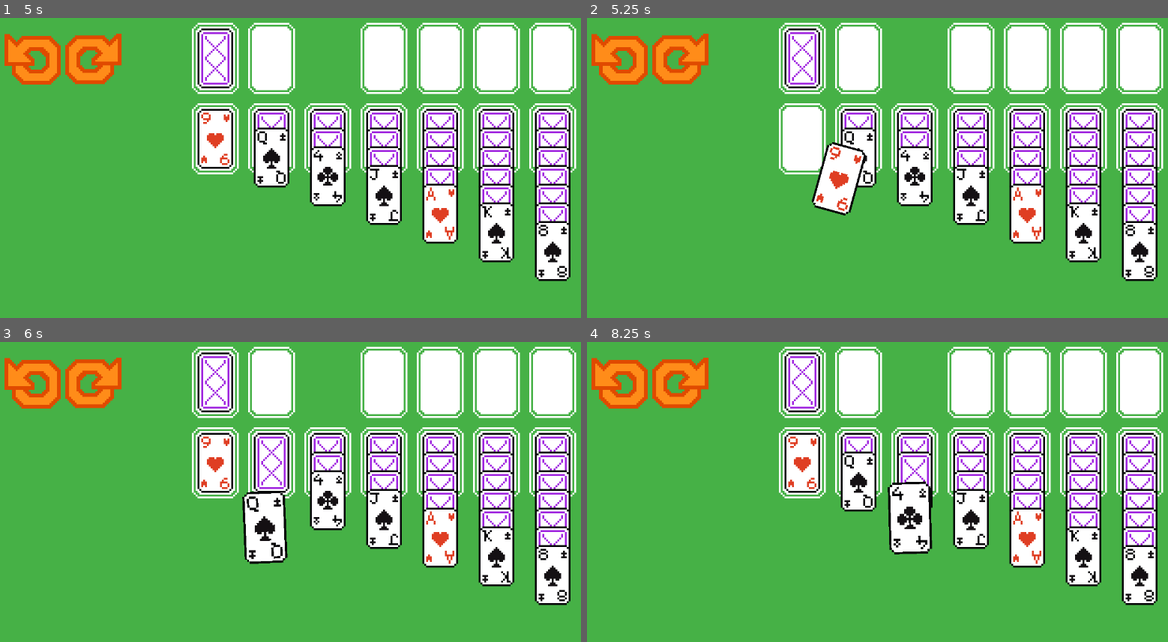
Above: before the commit, frames 1-4 (two rows, left to right).
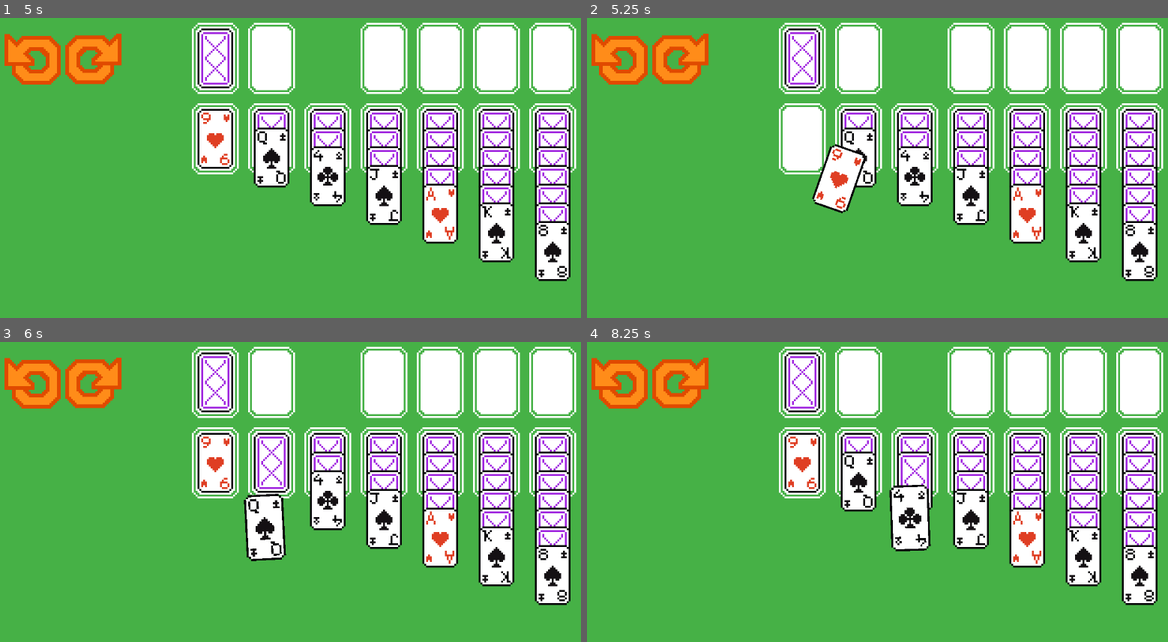
Above: after the commit, the same moments.

Repository: VortexAI-beta/solitaire
Game: Godot game, scene res://main.tscn
The game is run twice, just before and just after one commit, with the same random seed, the same clock (stepped at 60 frames per second) and the same inputs.
Inputs (mouse positions are in pixels of both pictures, inside the frame that each line leads up to):
- Up to frame 1 (5 s): click (34, 57) at 0.5 s; click (92, 57) at 1.25 s; click (34, 57) at 2 s; click (92, 57) at 2.75 s; click (34, 57) at 3.5 s; click (92, 57) at 4.25 s
- Up to frame 2 (5.25 s): tap Enter at 5 s; drag from (801, 138) to (912, 177) at 5.02 s
- Up to frame 3 (6 s): drag from (273, 462) to (255, 573) at 5.77 s
- Up to frame 4 (8.25 s): move the mouse to (860, 483) at 6.52 s; tap Z at 6.6 s; click (860, 483) at 6.67 s; tap Space at 7.25 s; drag from (912, 462) to (691, 456) at 7.27 s; tap Enter at 8 s; drag from (912, 483) to (900, 507) at 8.02 s

Frame 1 is identical in both runs. In frame 2, 0.6% of the frame differs, in the area x 38-48%, y 41-66%; in frame 3, 0.7%; in frame 4, 0.8%, in the area x 51-60%, y 46-71%.

Commit message:
fixed bug where rotation would be kept upon releasing a card

Diff:
--- a/main.gd
+++ b/main.gd
@@ -15,6 +15,7 @@
 var original_pile_index: int = -1;
 var original_pile_location: int = -1;
 var prev_mouse_position: Vector2 = Vector2(0,0)
+var card_tween = null;
 
 # Where the aces are stored
 @export var piles: Array[Pile] = []
@@ -88,8 +89,12 @@
     original_position = card.position
     original_parent = card.get_parent()
 
-    var tween = create_tween();
-    tween.tween_property(card, 'scale', Vector2(1.2,1.2), Constants.card_consts.tween_speed)
+
+    if (card_tween):
+        card_tween.kill()
+    card_tween = create_tween()
+
+    card_tween.tween_property(card, 'scale', Vector2(1.2,1.2), Constants.card_consts.tween_speed)
 
     var global_position = card.global_position
     card.get_parent().remove_child(card)
@@ -112,8 +117,12 @@
 
 func on_card_released():
     if dragging_card:
-        var tween = create_tween();
-        tween.tween_property(dragging_card, 'scale', Vector2(1.1,1.1), Constants.card_consts.tween_speed)
+        if (card_tween):
+            card_tween.kill()
+
+        card_tween = create_tween()
+
+        card_tween.tween_property(dragging_card, 'scale', Vector2(1.1,1.1), Constants.card_consts.tween_speed)
 
         var areas = dragging_card.get_overlapping_areas()
 
@@ -138,7 +147,7 @@
             dragging_card.position = original_position
             dragging_card.z_index = 1;
 
-        tween.tween_property(dragging_card, 'rotation_degrees', 0, 0.01)
+        card_tween.tween_property(dragging_card, 'rotation_degrees', 0, 0.1)
         dragging_card = null
 
 
@@ -163,7 +172,6 @@
 
         var add_card_to_pile = func():
             move_manager.move_card_between_piles(dragging_card, current_pile, new_pile, original_position)
-            dragging_card = null
 
         match pile_type:
             Pile.PileType.Deck:
@@ -198,7 +206,6 @@
         var add_card_to_pile = func():
             var current_pile = get_card_pile(dragging_card)
             move_manager.move_card_between_piles(dragging_card, current_pile, pile, original_position)
-            dragging_card = null
             return
 
         match pile.pile_type:
@@ -228,12 +235,15 @@
 # Called every frame. 'delta' is the elapsed time since the previous frame.
 func _process(delta: float) -> void:
     if dragging_card:
-        var tween = create_tween()
+        if (card_tween):
+            card_tween.kill()
+        card_tween = create_tween()
+
         var diff_x = (get_global_mouse_position() - prev_mouse_position).x
         print(diff_x)
         dragging_card.global_position = get_global_mouse_position() + drag_offset
         var diff = clamp(diff_x,-45,45)
-        tween.tween_property(dragging_card, 'rotation_degrees', diff*10, 0.05)
+        card_tween.tween_property(dragging_card, 'rotation_degrees', diff*10, 0.05)
         # dragging_card.rotation_degrees = diff*10
     prev_mouse_position = get_global_mouse_position()
 
